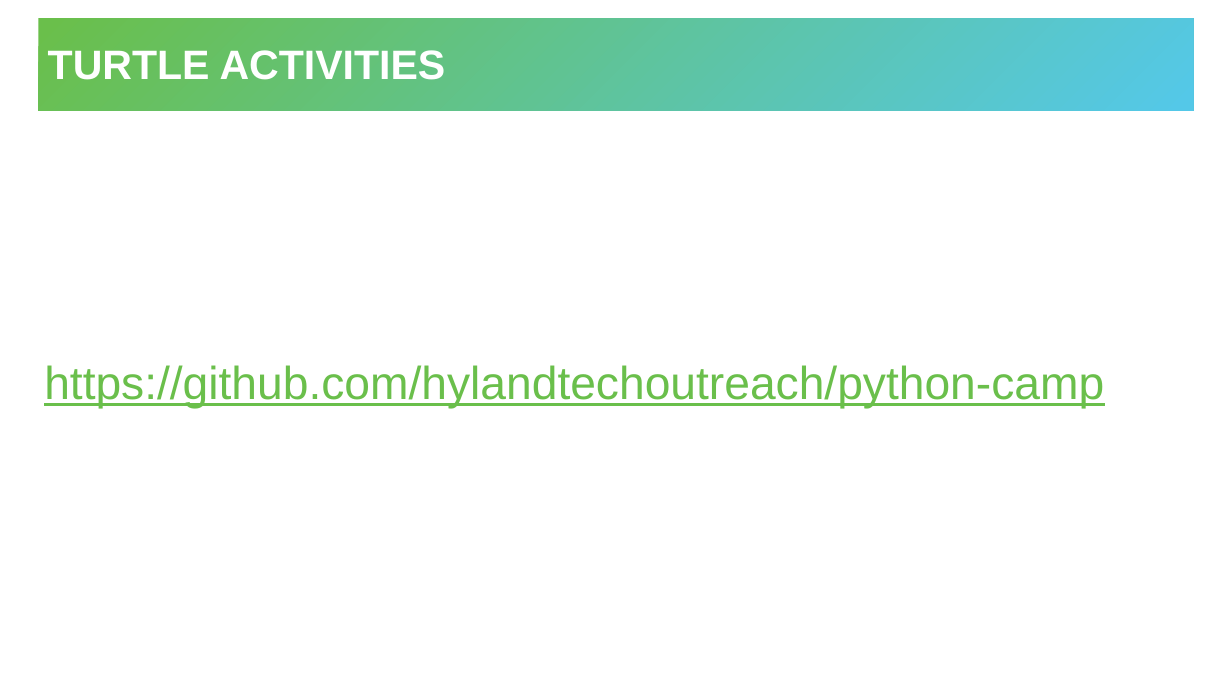
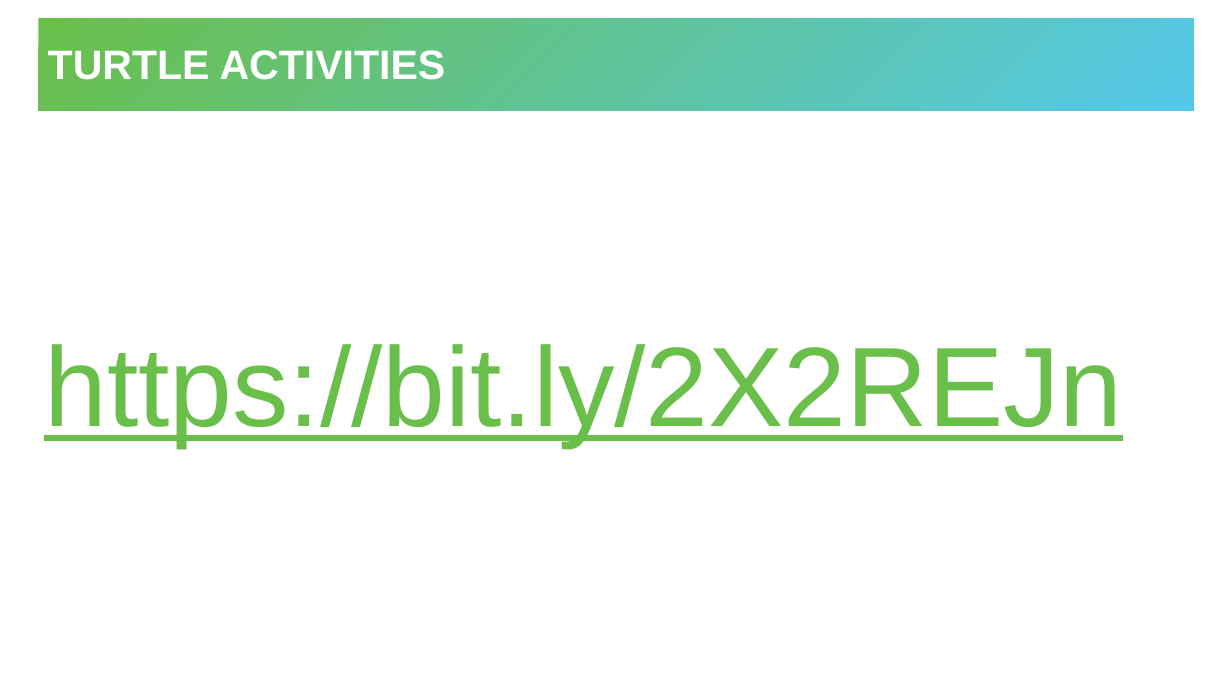
Before and after one commit to hylandtechoutreach/python-camp, a slide deck: slide 27 of ProgrammingWithPython.pptx. Drawn at 1232x693 pixels with LibreOffice and Linux fonts; fonts in the diff are those of the drawing. Boxes give left, top, right and bottom in pixels: in the first picture for what was removed or moved away, otherwise in the second. Text is boxed around its words. In the diff, an @@ line names an element or a change of style, - is before the commit and + after.

```diff
--- a/ProgrammingWithPython.pptx
+++ b/ProgrammingWithPython.pptx
@@ text at bbox=[44, 344, 1122, 446]: text changed; size 36 to 88 pt @@
-https://github.com/hylandtechoutreach/python-camp
+https://bit.ly/2X2REJn
```
Also in this commit, not shown: 1 other slide changed.
